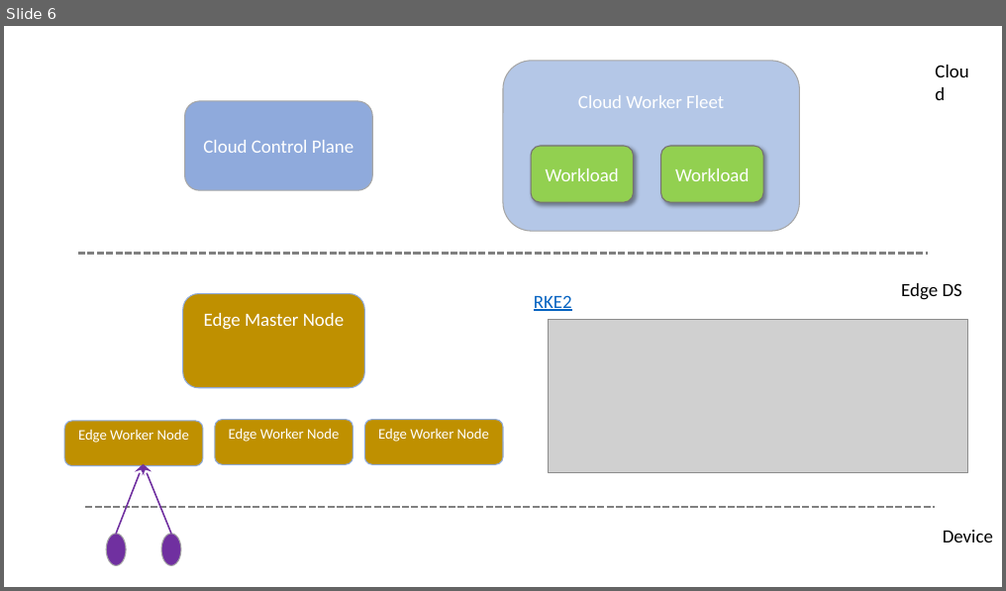
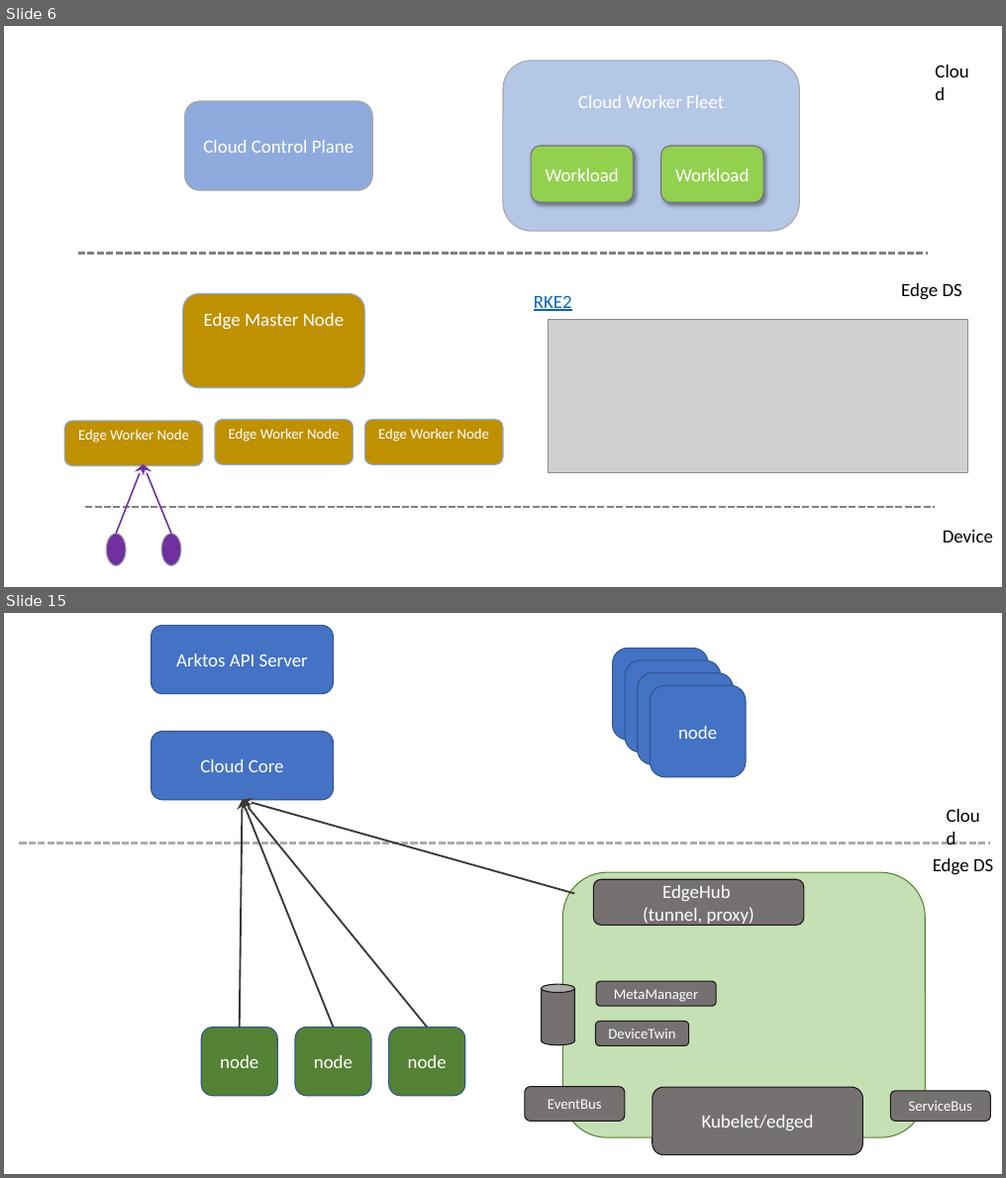
Before and after one commit to pdgetrf/ArktosEdge, a slide deck: slides/Vision.pptx. Shown one above the other, each under a label of ours: slide 6 before the commit, slides 6 and 15 after it; the slides between them are not shown. The pictures are 1006x591 and 1006x1178 pixels, drawn with LibreOffice and Linux fonts; fonts in the diff are those of the drawing; grey boxes stand for pictures. Boxes give left, top, right and bottom in pixels: in the first picture for what was removed or moved away, otherwise in the second. Text is boxed around its words. In the diff, an @@ line names an element or a change of style, - is before the commit and + after.

```diff
--- a/slides/Vision.pptx
+++ b/slides/Vision.pptx
@@ slide 15 added at [4,613,1002,1174], background #FFFFFF @@
@@ rounded rectangle added at [151,625,333,694], fill #4472C4, outline #325491 1 pt, 18 pt, text #FFFFFF @@
+Arktos API Server
@@ rounded rectangle added at [613,649,709,741], fill #4472C4, outline #325491 1 pt @@
@@ rounded rectangle added at [626,661,721,753], fill #4472C4, outline #325491 1 pt @@
@@ rounded rectangle added at [638,672,734,765], fill #4472C4, outline #325491 1 pt, 18 pt, text #FFFFFF @@
+node
@@ rounded rectangle added at [650,685,746,777], fill #4472C4, outline #325491 1 pt, 18 pt, text #FFFFFF @@
+node
@@ rounded rectangle added at [151,731,333,800], fill #4472C4, outline #325491 1 pt, 18 pt, text #FFFFFF @@
+Cloud Core
@@ arrow added from (239, 1028) to (242, 800), #3B3838 1.75 pt @@
@@ arrow added from (334, 1028) to (242, 800), #3B3838 1.75 pt @@
@@ arrow added from (427, 1028) to (242, 800), #3B3838 1.75 pt @@
@@ arrow added from (574, 894) to (242, 800), #3B3838 1.75 pt @@
@@ text added at [939,800,988,830], 18 pt, text #000000 @@
+Cloud
@@ line added from (19, 843) to (991, 843), #AFABAB 2.25 pt dashed @@
@@ rounded rectangle added at [563,872,926,1139], fill #C5E0B4, outline #548235 1 pt @@
@@ rounded rectangle added at [593,879,804,925], fill #767171, outline #181717 1 pt, 18 pt, text #FFFFFF @@
+EdgeHub
+(tunnel, proxy)
@@ text added at [933,859,993,875], 18 pt, text #000000 @@
+Edge DS
@@ cylinder added at [542,984,575,1046], fill #767171, outline #181717 1 pt @@
@@ rounded rectangle added at [596,981,716,1006], fill #767171, outline #181717 1 pt, 14 pt, text #FFFFFF @@
+MetaManager
@@ rounded rectangle added at [202,1028,278,1096], fill #548235, outline #325491 1 pt, 18 pt, text #FFFFFF @@
+node
@@ rounded rectangle added at [295,1028,371,1096], fill #548235, outline #325491 1 pt, 18 pt, text #FFFFFF @@
+node
@@ rounded rectangle added at [389,1028,465,1096], fill #548235, outline #325491 1 pt, 18 pt, text #FFFFFF @@
+node
@@ rounded rectangle added at [595,1022,688,1047], fill #767171, outline #181717 1 pt, 14 pt, text #FFFFFF @@
+DeviceTwin
@@ rounded rectangle added at [525,1087,626,1121], fill #767171, outline #181717 1 pt, 14 pt, text #FFFFFF @@
+EventBus
@@ rounded rectangle added at [652,1087,862,1156], fill #767171, outline #181717 1 pt, 18 pt, text #FFFFFF @@
+Kubelet/edged
@@ rounded rectangle added at [890,1091,991,1121], fill #767171, outline #181717 1 pt, 14 pt, text #FFFFFF @@
+ServiceBus
```
Also in this commit, not shown: 10 other slides added.
